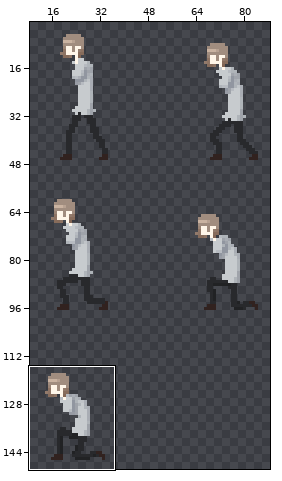
Sprite sheet: Assets/Animation/Sprite/Selma/Crouch.png. Above: a wide view before the commit, with the close-up outlined.
Close-up. As it was:
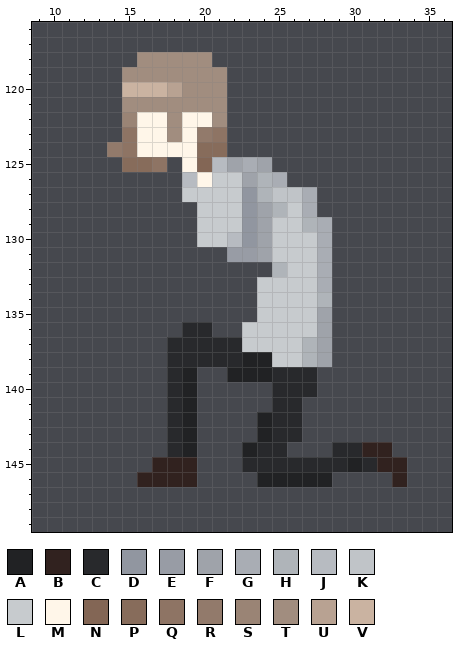
The file is 100x150 pixels. Colours within 5 levels of each other are drawn and written as one. Shown: x 9..36, y 116..149. The wide view leaves out empty margins. The commit also changed other parts of the picture, which this record leaves out.
Palette (. is transparent): A #212224  B #31221f  C #28292c  D #9196a0  E #989ca5  F #9fa3aa  G #a9adb4  H #afb4b9  J #b7bbc1  K #c0c4c8  L #c7cbce  M #fff6e9  N #836655  P #876c5b  Q #8e7464  R #927a6b  S #9a8475  T #a18d7f  U #b8a292  V #cab3a1
Pixels before, first column x 14:
118 ..TTTTT.............
119 .TTTTTTT............
120 .VVVUTTT............
121 .TTTTTTT............
122 .SMMTMMT............
123 .QMMTMRQ............
124 RQMMMMPP............
125 .PPQ.MNJFGF.........
126 .....JMLLFHG........
127 .....LLLLDHKKG......
128 ......LLLDFHLG......
129 ......LLLDFLLHG.....
130 ......LLJDFLLLG.....
131 ........EEFLLLG.....
132 ...........HLLG.....
133 ..........LLLLG.....
134 ..........LLLLH.....
135 ..........LLLLF.....
136 .....CC..LLLLLF.....
137 ....CCCCCLLLLHF.....
138 ....CCCCCAALLHF.....
139 ....CA..AAACCC......
140 ....CA.....CCC......
141 ....CA.....CC.......
142 ....CA....ACC.......
143 ....CA....ACC.......
144 ....CA...ACC...CCBB.
145 ...BBB...CCCCCCCACBB
146 ..BBBB....AAAAA....B
After the commit:
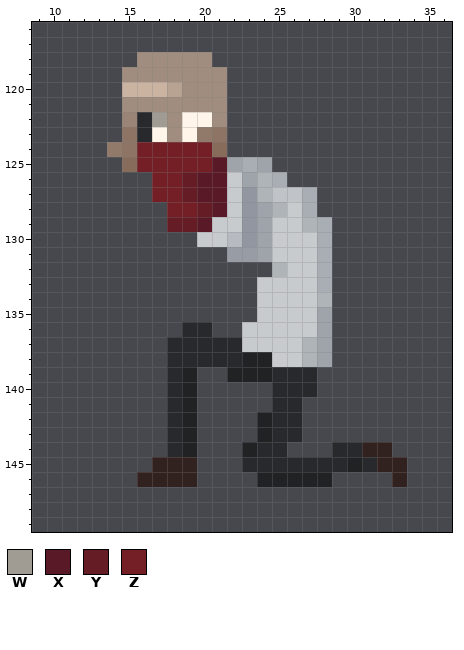
Colours new in this view: W #a19c93  X #591926  Y #661c25  Z #731f25
Difference:
{"y":122,"x":16,"old":"MM","new":"CW"}
{"y":123,"x":16,"old":"M","new":"C"}
{"y":124,"x":16,"old":"MMMMP","new":"ZZZZZ"}
{"y":125,"x":16,"old":"PQ.MNJ","new":"ZZZZZX"}
{"y":126,"x":17,"old":"..JML","new":"ZZYXX"}
{"y":127,"x":17,"old":"..LLL","new":"ZZYXX"}
{"y":128,"x":18,"old":"..LL","new":"ZZYX"}
{"y":129,"x":18,"old":"..L","new":"YYX"}
{"label":"changed","picture_box":[137,112,227,232]}
